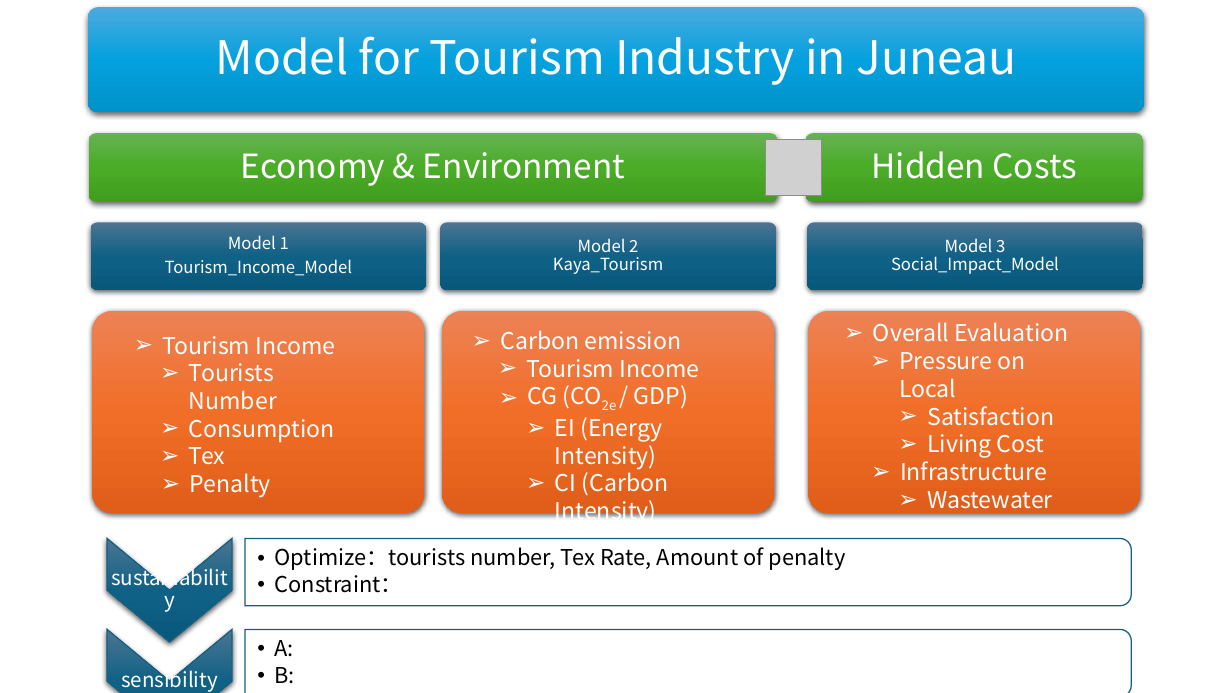
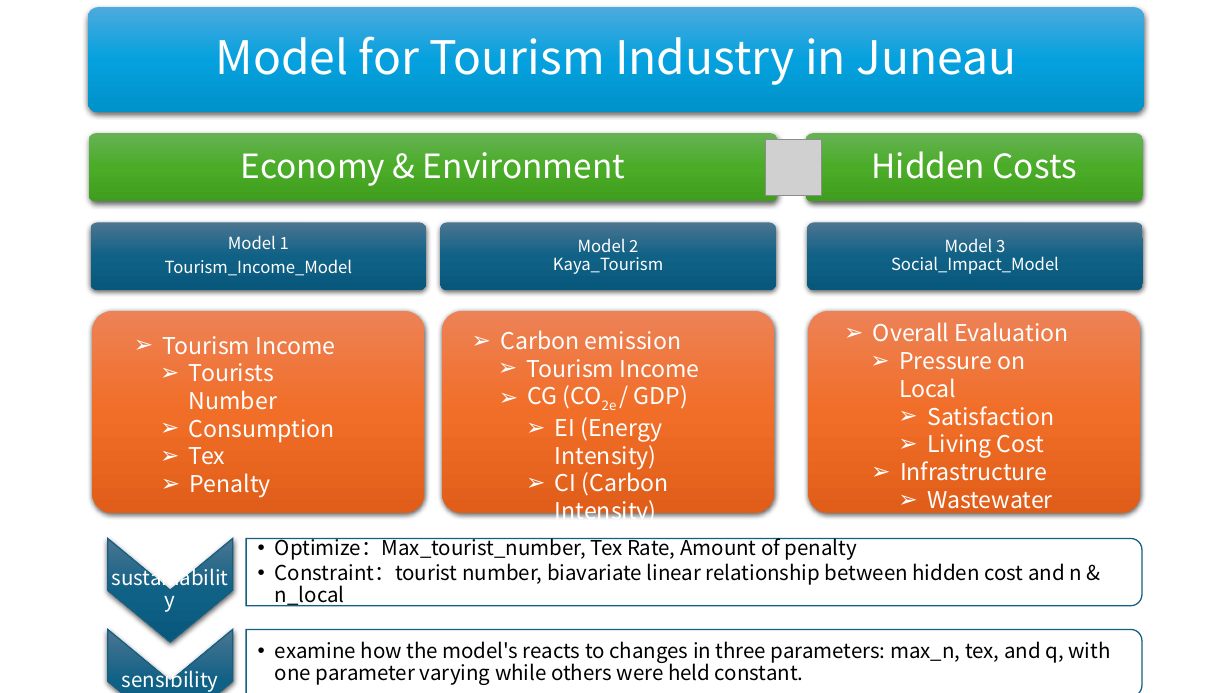
Before and after one commit to BlackMaple1203/MCM, a slide deck: slide 2 of 资料/流程图/流程图.pptx. Drawn at 1232x693 pixels with LibreOffice and Linux fonts; fonts in the diff are those of the drawing; grey boxes stand for pictures. Boxes give left, top, right and bottom in pixels: in the first picture for what was removed or moved away, otherwise in the second. Text is boxed around its words. In the diff, an @@ line names an element or a change of style, - is before the commit and + after.

Commit message:
ppt

```diff
--- a/资料/流程图/流程图.pptx
+++ b/资料/流程图/流程图.pptx
@@ round same rect resized from (x1=245, y1=539, x2=1131, y2=606) to (x1=247, y1=538, x2=1142, y2=605) @@
@@ text at (x1=275, y1=538, x2=1082, y2=607): text changed; size 17 to 16 pt @@
-  • Optimize：tourists number, Tex Rate, Amount of penalty
-  • Constraint：
+  • Optimize：Max_tourist_number, Tex Rate, Amount of penalty
+  • Constraint：tourist number, biavariate linear relationship between hidden cost and n & n_local
@@ round same rect resized from (x1=245, y1=629, x2=1131, y2=693) to (x1=247, y1=629, x2=1142, y2=693) @@
@@ text at (x1=275, y1=641, x2=1110, y2=685): text changed; size 17 to 16 pt @@
-  • A:
-  • B:
+  • examine how the model's reacts to changes in three parameters: max_n, tex, and q, with one parameter varying while others were held constant.
```
Also in this commit, not shown: 2 other files.
